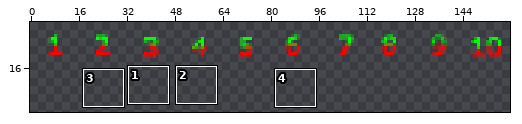
Sprite sheet -- Sprites/tileType16.png. Above, an overview of the earlier version with the close-up marked.
Close-up. First the earlier version:
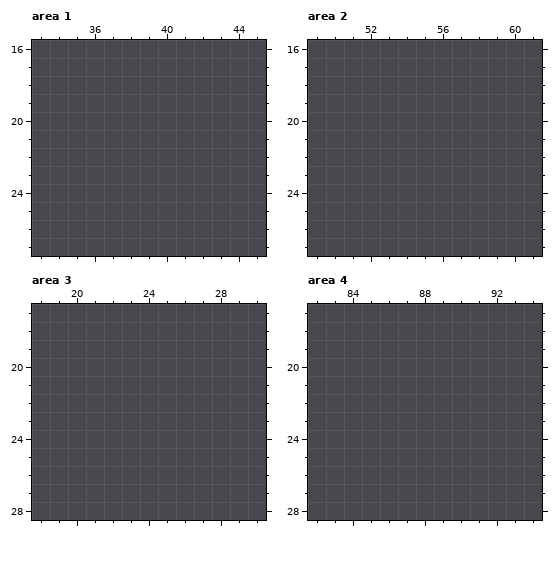
The file is 160x32 pixels. Pixels under 10% opacity are left out. Colours within 5 levels of each other are drawn and written as one. Shown: area 1: x 33..45, y 16..27; area 2: x 49..61, y 16..27; area 3: x 18..30, y 17..28; area 4: x 82..94, y 17..28. The wide view leaves out empty margins. The commit also changed other parts of the picture, which this record leaves out.
Once edited:
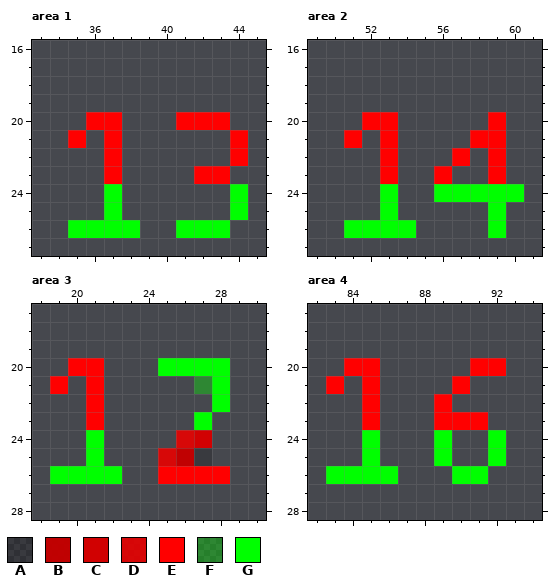
Palette (. is transparent): A #00000031  B #c20000fa  C #d40000fa  D #e80000e4  E #ff0000  F #00ff0058  G #00ff00
Changes in this commit:
--- area 1
@@ x 33..45 @@
 19 .............
-20 .............
-21 .............
-22 .............
-23 .............
-24 .............
-25 .............
-26 .............
+20 ...EE...EEE..
+21 ..E.E......E.
+22 ....E......E.
+23 ....E....EE..
+24 ....G......G.
+25 ....G......G.
+26 ..GGGG..GGG..
 27 .............
--- area 2
@@ x 49..61 @@
 19 .............
-20 .............
-21 .............
-22 .............
-23 .............
-24 .............
-25 .............
-26 .............
+20 ...EE.....E..
+21 ..E.E....EE..
+22 ....E...E.E..
+23 ....E..E..E..
+24 ....G..GGGGG.
+25 ....G.....G..
+26 ..GGGG....G..
 27 .............
--- area 3
@@ x 18..30 @@
 19 .............
-20 .............
-21 .............
-22 .............
-23 .............
-24 .............
-25 .............
-26 .............
+20 ..EE...GGGG..
+21 .E.E.....FG..
+22 ...E......G..
+23 ...E.....G...
+24 ...G....DC...
+25 ...G...DBA...
+26 .GGGG..EEEE..
 27 .............
--- area 4
@@ x 82..94 @@
 19 .............
-20 .............
-21 .............
-22 .............
-23 .............
-24 .............
-25 .............
-26 .............
+20 ..EE.....EE..
+21 .E.E....E....
+22 ...E...E.....
+23 ...E...EEE...
+24 ...G...G..G..
+25 ...G...G..G..
+26 .GGGG...GG...
 27 .............
Pixel boxes of the changes (left, top, right, bottom) in both close-ups:
added: (68, 112, 248, 238)
added: (344, 112, 524, 238)
added: (50, 358, 230, 484)
added: (326, 358, 506, 484)
